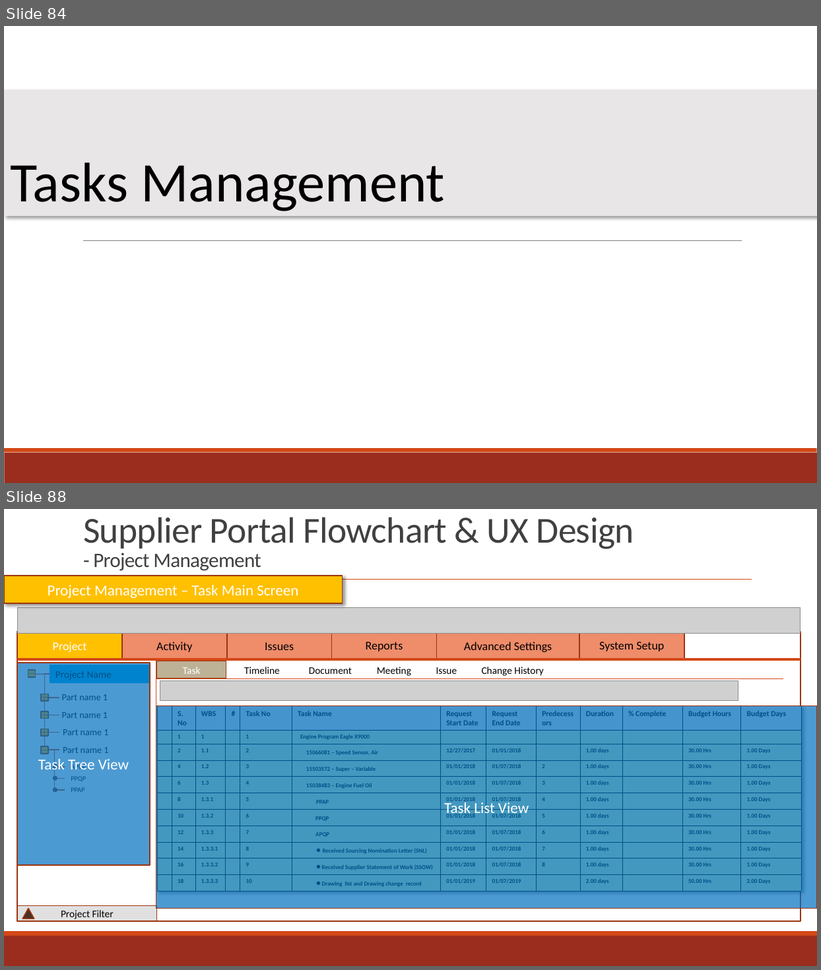
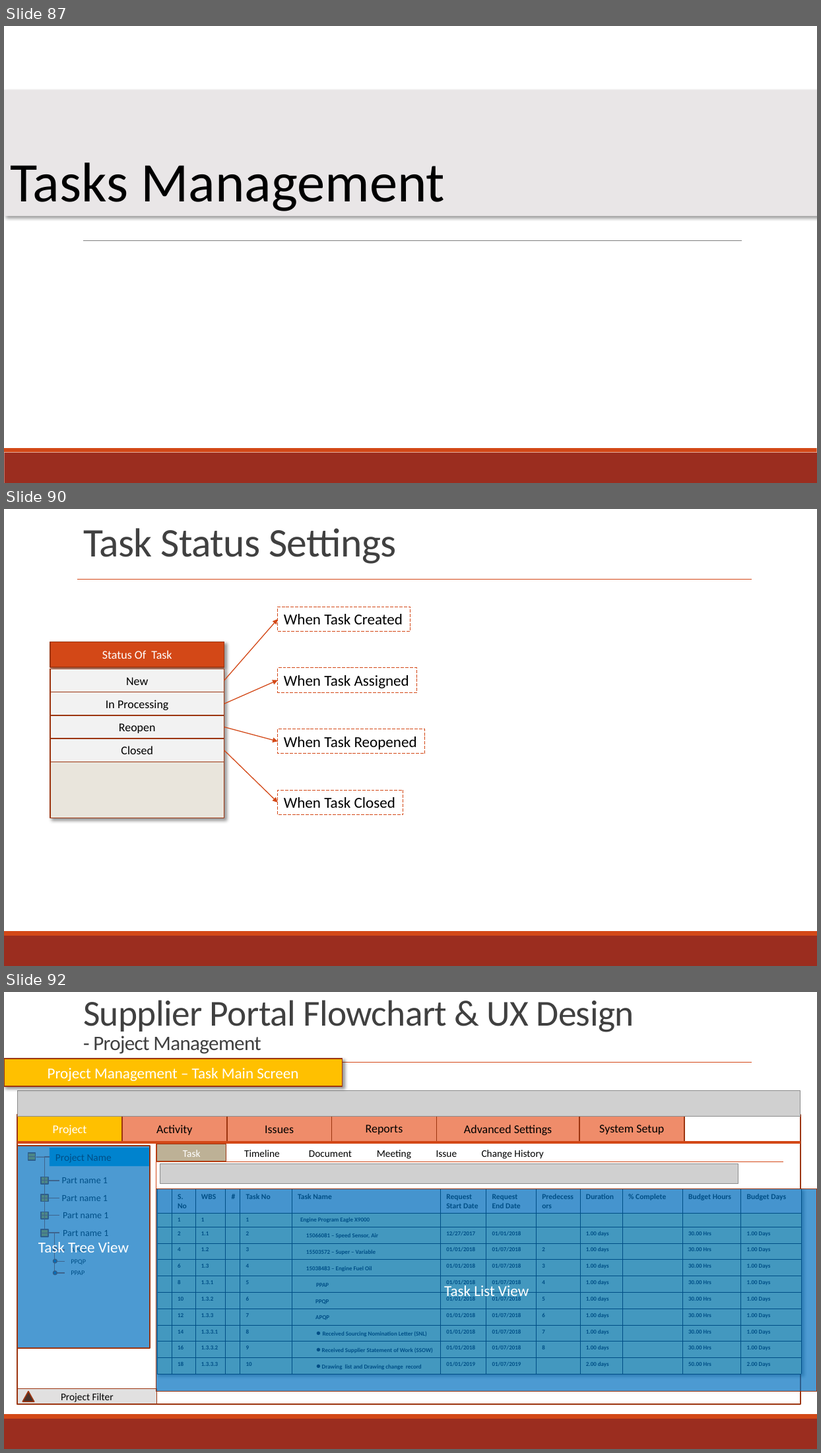
Before and after one commit to zyw9963/YFVE-supplier-portal, a slide deck: projects/YanFeng/02 System Design/User Stories/Flowcharts/Supplier FlowCharts & UX.pptx. Shown one above the other, each under a label of ours: slides 84 and 88 before the commit, slides 87, 90 and 92 after it; the slides between them are not shown. The pictures are 821x970 and 821x1453 pixels, drawn with LibreOffice and Linux fonts; fonts in the diff are those of the drawing; grey boxes stand for pictures. Boxes give left, top, right and bottom in pixels: in the first picture for what was removed or moved away, otherwise in the second. Text is boxed around its words. In the diff, an @@ line names an element or a change of style, - is before the commit and + after.

```diff
--- a/projects/YanFeng/02 System Design/User Stories/Flowcharts/Supplier FlowCharts & UX.pptx
+++ b/projects/YanFeng/02 System Design/User Stories/Flowcharts/Supplier FlowCharts & UX.pptx
@@ slide 90 added at (x1=4, y1=509, x2=817, y2=966), background #FFFFFF; not listed: 3 template elements that a slide beside it also shows @@
@@ title added at (x1=83, y1=528, x2=397, y2=564), 48 pt, text #404040 @@
+Task Status Settings
@@ rectangle added at (x1=278, y1=607, x2=411, y2=631), outline #D34817 0.75 pt dashed, 18 pt, text #000000 @@
+When Task Created
@@ rectangle added at (x1=77, y1=611, x2=752, y2=636), fill #FFFFFF, outline #FFFFFF 1.25 pt @@
@@ arrow added from (224, 681) to (278, 619), #D34817 1 pt @@
@@ arrow added from (224, 704) to (278, 681), #D34817 1 pt @@
@@ rectangle added at (x1=278, y1=668, x2=417, y2=692), outline #D34817 0.75 pt dashed, 18 pt, text #000000 @@
+When Task Assigned
@@ group added at (x1=50, y1=642, x2=224, y2=819): 6 rectangles @@
+Status Of Task
+New
+In Processing
+Reopen
+Closed
@@ arrow added from (224, 727) to (278, 741), #D34817 1 pt @@
@@ rectangle added at (x1=278, y1=729, x2=425, y2=754), outline #D34817 0.75 pt dashed, 18 pt, text #000000 @@
+When Task Reopened
@@ arrow added from (224, 751) to (278, 803), #D34817 1 pt @@
@@ rectangle added at (x1=278, y1=790, x2=403, y2=815), outline #D34817 0.75 pt dashed, 18 pt, text #000000 @@
+When Task Closed
@@ what was slide 84 is now slide 87 @@
@@ what was slide 88 is now slide 92 @@
```
Also in this commit, not shown: 35 slides changed, 11 other slides added, 2 other files.
